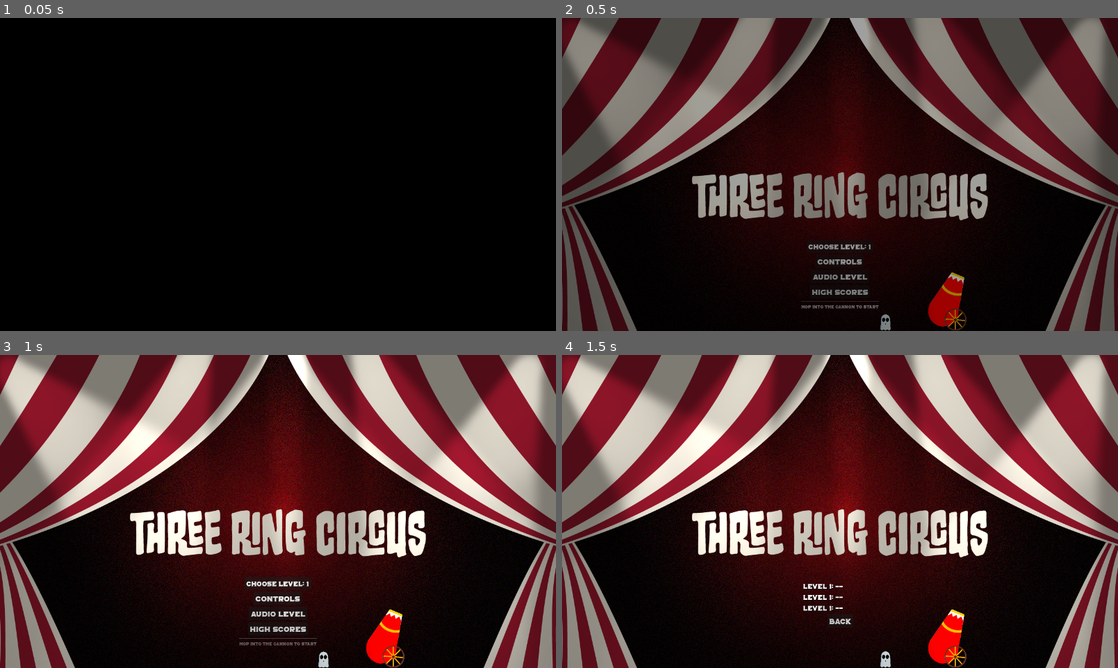
Above: before the commit, frames 1-4 (two rows, left to right).
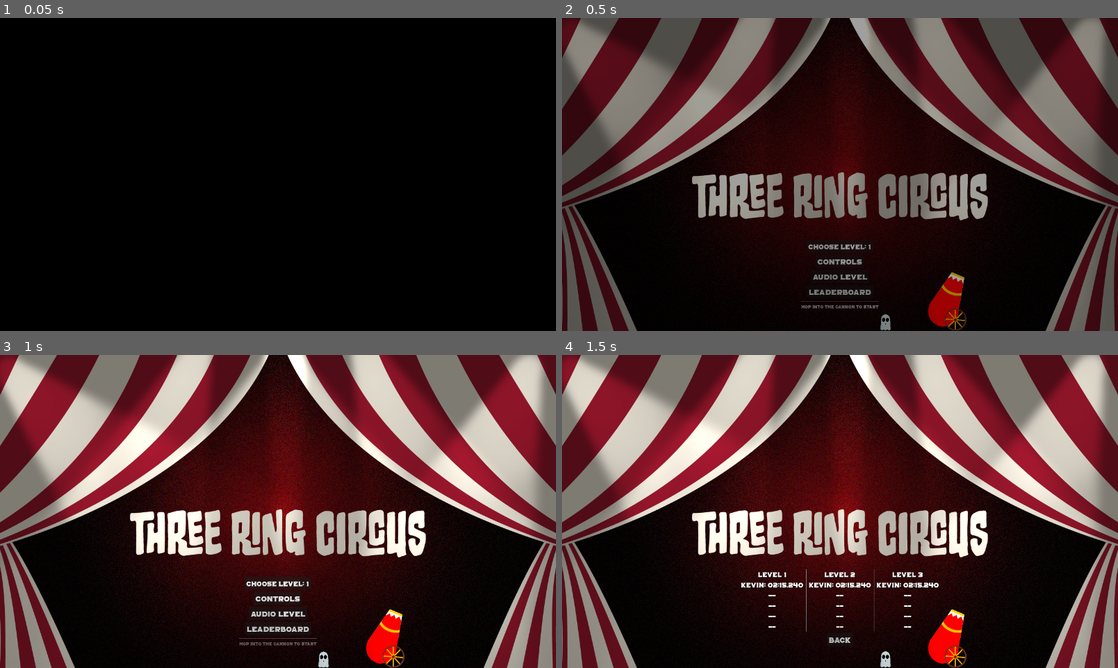
Above: after the commit, the same moments.

Repository: klusignolo/GameJam2024
Game: Godot game, scene res://scenes/main_menu.tscn
Same seed, same stepped clock (60 frames per second), same inputs: the game is played once before the commit and once after it.
Inputs (mouse positions are in pixels of both pictures, inside the frame that each line leads up to):
- Up to frame 1 (0.05 s): no input
- Up to frame 2 (0.5 s): no input
- Up to frame 3 (1 s): click (278, 627) at 0.5 s, where only the run before the commit has a clickable "High Scores"
- Up to frame 4 (1.5 s): click (840, 627) at 1.25 s, where only the run after the commit has a clickable "Leaderboard"

Frame 1 is identical in both runs. In frame 2, 0.1% of the frame differs, in the area x 44-56%, y 86-89%; in frame 3, 0.1%; in frame 4, 1.1%, in the area x 32-68%, y 68-92%.

Commit message:
add lots of leaderboard stuff in progress

Diff:
--- a/globals/leaderboard.gd
+++ b/globals/leaderboard.gd
@@ -2,10 +2,14 @@
 
 # Constants for level score offsets
 const OFFSET = 1000000000
+const LEVEL_1_MAX = 1 * OFFSET
+const LEVEL_2_MAX = 2 * OFFSET
+const LEVEL_3_MAX = 3 * OFFSET
 var silentwolf_api_key: String = ""
 var is_configured = false
 
 func configure_silentwolf():
+	load_api_key()
 	if silentwolf_api_key == "": return
 	SilentWolf.configure({
 		"api_key": "",
@@ -34,34 +38,31 @@
 	var sw_result: Dictionary = await SilentWolf.Scores.save_score(player_name, score).sw_save_score_complete
 	print("Score persisted successfully: " + str(sw_result.score_id))
 
-# Method to retrieve top scores for a specific level from SilentWolf
-func get_top_scores(level: int, top_n: int = 10) -> void:
-	if not is_configured: return
 
-	var offset = OFFSET * level
-	var start_score_range = offset
-	var end_score_range = offset + OFFSET
-
+func _get_top_scores() -> Dictionary:
 	# Fetch leaderboard from SilentWolf
 	var sw_result: Dictionary = await SilentWolf.Scores.get_scores(200
 	).sw_get_scores_complete
-	_on_leaderboard_fetched(sw_result.scores, {"level": level, "offset": offset})
 
-# Callback function once SilentWolf fetches the leaderboard
-func _on_leaderboard_fetched(scores: Array, metadata: Dictionary) -> void:
-	var level = metadata["level"]
-	var offset = metadata["offset"]
+	var score_dict = {1: [],2: [],3: []}
+	var top_scores = []
+	for score in sw_result.scores:
+		var associated_score_level = 0
+		# subtract the offset until raw score remains
+		while score.score > OFFSET:
+			score.score -= OFFSET
+			associated_score_level += 1
+		score_dict[associated_score_level].append(
+			{ "player_name": score.player_name, "time_in_ms": score.score }
+		)
+	return score_dict
 
-	var top_scores = []
-	for score in scores:
-		var adjusted_score = score.score - offset
-		top_scores.append({ "player_name": score.player_name, "time_in_ms": adjusted_score })
-
-	# Now top_scores contains the adjusted times for the specific level
-	print("Top scores for Level %d:" % level)
-	for score in top_scores:
-		print("Player: %s, Time: %d ms" % [score.player_name, score.time_in_ms])
-
-# Custom sort function to sort by score (if needed locally)
-func sort_by_score(a: Dictionary, b: Dictionary) -> int:
-	return int(a.score) - int(b.score)
+func check_if_high_score(level: int, score_to_check: float) -> bool:
+	if not is_configured: return false
+	var top_scores = await _get_top_scores()
+	var top_level_scores = top_scores[level]
+	var is_high_score = false
+	for score in top_level_scores:
+		if score_to_check > score.score:
+			return true
+	return false
--- a/globals/ui.gd
+++ b/globals/ui.gd
@@ -11,8 +11,6 @@
 	hide_balance_bar()
 	hide_phase_message()
 	Leaderboard.configure_silentwolf()
-	#Leaderboard.add_score("Kevin",25000,1)
-	#Leaderboard.get_top_scores(1)
 
 func hide_all_hud():
 	visible = false
@@ -55,3 +53,20 @@
 
 func update_float_remaining(float_remaining: float):
 	$FloatBarContainer/ProgressBar.value = float_remaining
+
+var current_level_time: int:
+	get:
+		return 	$LevelTimerContainer.time
+
+func show_high_score_submission():
+	$HighScoreSubmissionControl.visible = true
+
+func hide_high_score_submission():
+	$HighScoreSubmissionControl.visible = false
+
+func _on_high_score_edit_text_submitted(new_text: String) -> void:
+	var is_valid = true
+	if new_text == "": is_valid = false
+	if is_valid:
+		Leaderboard.add_score(new_text, $LevelTimerContainer.time, Globals.selected_level)
+		hide_high_score_submission()
--- a/globals/ui.tscn
+++ b/globals/ui.tscn
@@ -305,3 +305,35 @@
 libraries = {
 "": SubResource("AnimationLibrary_7q31q")
 }
+
+[node name="HighScoreSubmissionControl" type="VBoxContainer" parent="."]
+visible = false
+anchors_preset = 8
+anchor_left = 0.5
+anchor_top = 0.5
+anchor_right = 0.5
+anchor_bottom = 0.5
+offset_left = -20.0
+offset_top = -20.0
+offset_right = 20.0
+offset_bottom = 20.0
+grow_horizontal = 2
+grow_vertical = 2
+
+[node name="Label" type="Label" parent="HighScoreSubmissionControl"]
+layout_mode = 2
+text = "You got a high score! Enter name:"
+label_settings = ExtResource("3_y7iq2")
+horizontal_alignment = 1
+
+[node name="HighScoreEdit" type="LineEdit" parent="HighScoreSubmissionControl"]
+layout_mode = 2
+max_length = 6
+
+[node name="Label2" type="Label" parent="HighScoreSubmissionControl"]
+layout_mode = 2
+text = "Press ENTER to submit"
+label_settings = ExtResource("3_y7iq2")
+horizontal_alignment = 1
+
+[connection signal="text_submitted" from="HighScoreSubmissionControl/HighScoreEdit" to="." method="_on_high_score_edit_text_submitted"]
--- a/scenes/levels/world.gd
+++ b/scenes/levels/world.gd
@@ -32,9 +32,11 @@
 func _on_reached_finish_line():
 	UI.stop_level_timer()
 	UI.blink_level_timer()
-	Globals.high_scores[Globals.selected_level] = UI.level_timer.get_time_formatted()
 	$Cannon.can_fire = true
 
+	var is_high_score = await Leaderboard.check_if_high_score(Globals.selected_level, UI.current_level_time)
+	if is_high_score:
+		UI.show_high_score_submission()
 
 func set_player_near_tile_properties():
 	var down_position = tilemap.local_to_map($Player.global_position + Vector2(0, 32))
--- a/scenes/main_menu.gd
+++ b/scenes/main_menu.gd
@@ -31,32 +31,21 @@
 		Globals.selected_level += 1
 	$MenuButtonsContainer/MainMenuContainer/LevelButton.text = "Choose Level: " + str(Globals.selected_level)
 
-
 func _on_back_button_button_up() -> void:
 	$MenuButtonsContainer/MainMenuContainer.visible = true
 	$MenuButtonsContainer/ControlsContainer.visible = false
 	$MenuButtonsContainer/VolumeContainer.visible = false
-	$MenuButtonsContainer/ScoresContainer.visible = false
+	$MenuButtonsContainer/LeaderboardContainer.visible = false
 
 func _on_controls_button_button_up() -> void:
 	$MenuButtonsContainer/ControlsContainer.visible = true
 	$MenuButtonsContainer/MainMenuContainer.visible = false
 
-
 func _on_audio_button_button_up() -> void:
 	$MenuButtonsContainer/MainMenuContainer.visible = false
 	$MenuButtonsContainer/VolumeContainer.visible = true
 
-
-func _on_high_scores_button_button_up() -> void:
-	load_scores()
+func _on_leaderboard_button_button_up() -> void:
+	$MenuButtonsContainer/LeaderboardContainer/Leaderboard.load_high_scores()
 	$MenuButtonsContainer/MainMenuContainer.visible = false
-	$MenuButtonsContainer/ScoresContainer.visible = true
-
-func load_scores():
-	var level_one_score = Globals.high_scores[1]
-	$MenuButtonsContainer/ScoresContainer/LevelOneScoreLabel.text = "Level 1: " + level_one_score
-	var level_two_score = Globals.high_scores[2]
-	$MenuButtonsContainer/ScoresContainer/LevelTwoScoreLabel.text = "Level 1: " + level_two_score
-	var level_three_score = Globals.high_scores[3]
-	$MenuButtonsContainer/ScoresContainer/LevelThreeScoreLabel.text = "Level 1: " + level_three_score
+	$MenuButtonsContainer/LeaderboardContainer.visible = true
--- a/scenes/main_menu.tscn
+++ b/scenes/main_menu.tscn
@@ -7,6 +7,7 @@
 [ext_resource type="PackedScene" uid="uid://clirebvexps17" path="res://scenes/objects/volume_slider.tscn" id="5_3lv31"]
 [ext_resource type="PackedScene" uid="uid://i8bfalg8u206" path="res://scenes/objects/cannon.tscn" id="5_n0hbx"]
 [ext_resource type="PackedScene" uid="uid://cesvwbsp15wqc" path="res://scenes/player/player.tscn" id="6_kmrpu"]
+[ext_resource type="PackedScene" uid="uid://beqnlivhvrb1a" path="res://scenes/user_interface/leaderboard.tscn" id="6_l6c66"]
 [ext_resource type="TileSet" uid="uid://bgksmexnig22v" path="res://tilesets/platform_tiles.tres" id="7_s4nht"]
 [ext_resource type="PackedScene" uid="uid://dylldpmk6rrgj" path="res://scenes/objects/can_light.tscn" id="8_b0owh"]
 
@@ -103,13 +104,13 @@
 theme_override_font_sizes/font_size = 18
 text = "Audio Level"
 
-[node name="HighScoresButton" type="Button" parent="MenuButtonsContainer/MainMenuContainer"]
-layout_mode = 2
-size_flags_horizontal = 4
-focus_mode = 0
-theme_override_fonts/font = ExtResource("3_gul0r")
-theme_override_font_sizes/font_size = 18
-text = "High Scores"
+[node name="LeaderboardButton" type="Button" parent="MenuButtonsContainer/MainMenuContainer"]
+layout_mode = 2
+size_flags_horizontal = 4
+focus_mode = 0
+theme_override_fonts/font = ExtResource("3_gul0r")
+theme_override_font_sizes/font_size = 18
+text = "Leaderboard"
 
 [node name="HSeparator" type="HSeparator" parent="MenuButtonsContainer/MainMenuContainer"]
 layout_mode = 2
@@ -184,26 +185,14 @@
 theme_override_font_sizes/font_size = 18
 text = "Back"
 
-[node name="ScoresContainer" type="VBoxContainer" parent="MenuButtonsContainer"]
+[node name="LeaderboardContainer" type="VBoxContainer" parent="MenuButtonsContainer"]
 visible = false
 layout_mode = 2
 
-[node name="LevelOneScoreLabel" type="Label" parent="MenuButtonsContainer/ScoresContainer"]
-layout_mode = 2
-text = "Level 1: --"
-label_settings = ExtResource("4_13yq3")
-
-[node name="LevelTwoScoreLabel" type="Label" parent="MenuButtonsContainer/ScoresContainer"]
-layout_mode = 2
-text = "Level 2: --"
-label_settings = ExtResource("4_13yq3")
-
-[node name="LevelThreeScoreLabel" type="Label" parent="MenuButtonsContainer/ScoresContainer"]
-layout_mode = 2
-text = "Level 3: --"
-label_settings = ExtResource("4_13yq3")
-
-[node name="VolumeBackButton" type="Button" parent="MenuButtonsContainer/ScoresContainer"]
+[node name="Leaderboard" parent="MenuButtonsContainer/LeaderboardContainer" instance=ExtResource("6_l6c66")]
+layout_mode = 2
+
+[node name="LeaderboardBackButton" type="Button" parent="MenuButtonsContainer/LeaderboardContainer"]
 layout_mode = 2
 size_flags_horizontal = 4
 focus_mode = 0
@@ -261,8 +250,8 @@
 [connection signal="button_up" from="MenuButtonsContainer/MainMenuContainer/LevelButton" to="." method="_on_level_button_button_up"]
 [connection signal="button_up" from="MenuButtonsContainer/MainMenuContainer/ControlsButton" to="." method="_on_controls_button_button_up"]
 [connection signal="button_up" from="MenuButtonsContainer/MainMenuContainer/AudioButton" to="." method="_on_audio_button_button_up"]
-[connection signal="button_up" from="MenuButtonsContainer/MainMenuContainer/HighScoresButton" to="." method="_on_high_scores_button_button_up"]
+[connection signal="button_up" from="MenuButtonsContainer/MainMenuContainer/LeaderboardButton" to="." method="_on_leaderboard_button_button_up"]
 [connection signal="button_up" from="MenuButtonsContainer/ControlsContainer/BackButton" to="." method="_on_back_button_button_up"]
 [connection signal="button_up" from="MenuButtonsContainer/VolumeContainer/VolumeBackButton" to="." method="_on_back_button_button_up"]
-[connection signal="button_up" from="MenuButtonsContainer/ScoresContainer/VolumeBackButton" to="." method="_on_back_button_button_up"]
+[connection signal="button_up" from="MenuButtonsContainer/LeaderboardContainer/LeaderboardBackButton" to="." method="_on_back_button_button_up"]
 [connection signal="player_fired_away" from="Cannon" to="." method="_on_cannon_player_fired_away"]
--- a/scenes/objects/cannon.tscn
+++ b/scenes/objects/cannon.tscn
@@ -19,7 +19,7 @@
 point_count = 6
 
 [node name="Cannon" type="Node2D"]
-z_index = 1
+z_index = 3
 script = ExtResource("1_656es")
 
 [node name="Body" type="Node2D" parent="."]
--- /dev/null
+++ b/scenes/user_interface/leaderboard.gd
@@ -0,0 +1,4 @@
+extends HBoxContainer
+
+func load_high_scores():
+	print("Fuck nuckets")
--- /dev/null
+++ b/scenes/user_interface/leaderboard.tscn
@@ -0,0 +1,55 @@
+[gd_scene load_steps=3 format=3 uid="uid://beqnlivhvrb1a"]
+
+[ext_resource type="Script" path="res://scenes/user_interface/leaderboard.gd" id="1_ayook"]
+[ext_resource type="LabelSettings" uid="uid://c3qblx4byjcyy" path="res://themes/label_basic.tres" id="1_p7k45"]
+
+[node name="Leaderboard" type="HBoxContainer"]
+script = ExtResource("1_ayook")
+
+[node name="LevelOneContainer" type="VBoxContainer" parent="."]
+layout_mode = 2
+
+[node name="LevelOneScoreLabel" type="Label" parent="LevelOneContainer"]
+layout_mode = 2
+text = "Level 1
+Kevin: 02:15.240
+--
+--
+--
+--"
+label_settings = ExtResource("1_p7k45")
+horizontal_alignment = 1
+
+[node name="VSeparator" type="VSeparator" parent="."]
+layout_mode = 2
+
+[node name="LevelTwoContainer" type="VBoxContainer" parent="."]
+layout_mode = 2
+
+[node name="LevelTwoScoreLabel" type="Label" parent="LevelTwoContainer"]
+layout_mode = 2
+text = "Level 2
+Kevin: 02:15.240
+--
+--
+--
+--"
+label_settings = ExtResource("1_p7k45")
+horizontal_alignment = 1
+
+[node name="VSeparator2" type="VSeparator" parent="."]
+layout_mode = 2
+
+[node name="LevelThreeContainer" type="VBoxContainer" parent="."]
+layout_mode = 2
+
+[node name="LevelThreeScoreLabel" type="Label" parent="LevelThreeContainer"]
+layout_mode = 2
+text = "Level 3
+Kevin: 02:15.240
+--
+--
+--
+--"
+label_settings = ExtResource("1_p7k45")
+horizontal_alignment = 1
Not shown: 1 places in scenes/main_menu.tscn that only renumber resources
